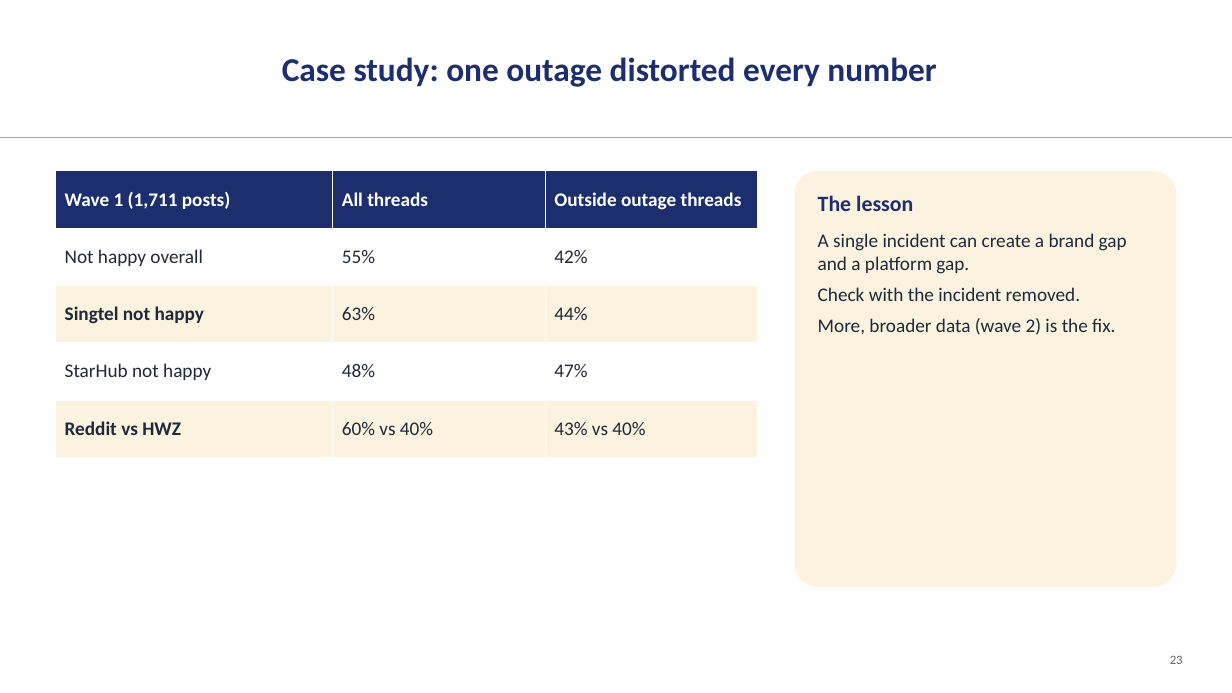
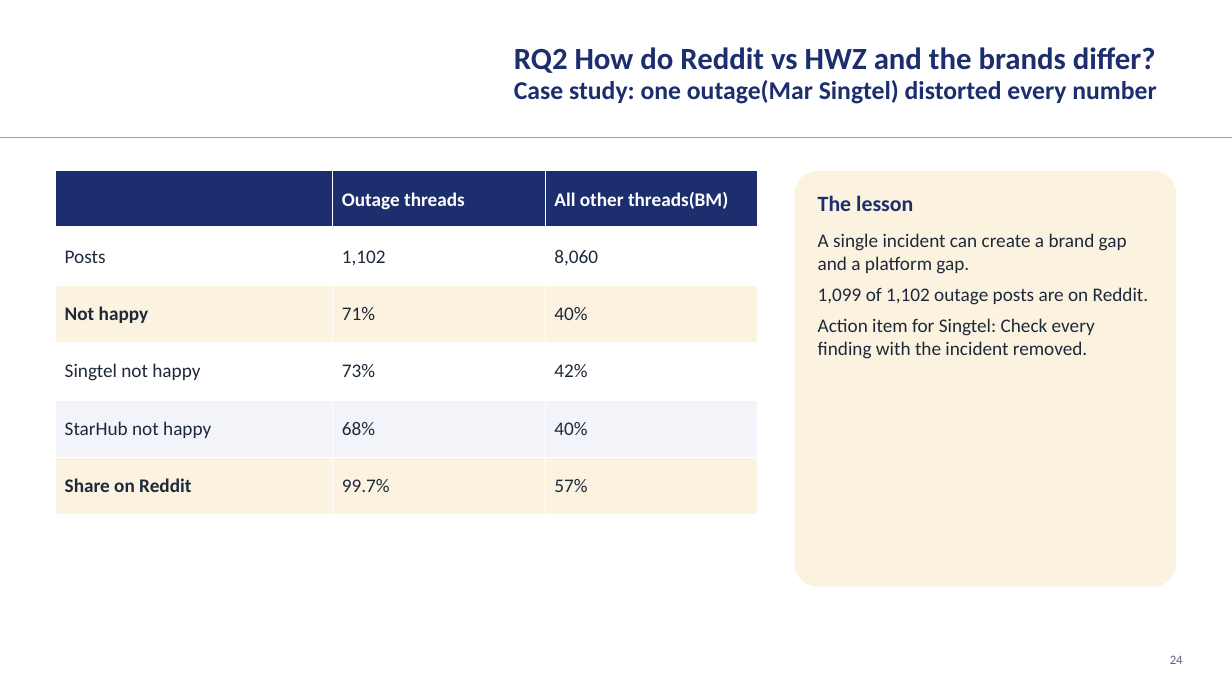
Before and after one commit to LizLicense/Public-Sentiment-Analysis-LLM-powered-Issue-Extraction, a slide deck: slide 23 of presentation/capstone_walkthrough.pptx. Drawn at 1232x693 pixels with LibreOffice and Linux fonts; fonts in the diff are those of the drawing; background and template pictures are left out. Boxes give left, top, right and bottom in pixels: in the first picture for what was removed or moved away, otherwise in the second. Text is boxed around its words. In the diff, an @@ line names an element or a change of style, - is before the commit and + after.

```diff
--- a/presentation/capstone_walkthrough.pptx
+++ b/presentation/capstone_walkthrough.pptx
@@ text at [514, 47, 1156, 104]: text changed; size 26 to 20 pt @@
-Case study: one outage distorted every number
+RQ2 How do Reddit vs HWZ and the brands differ?
+Case study: one outage(Mar Singtel) distorted every number
@@ table at [55, 171, 758, 515] @@
-row 1: Wave 1 (1,711 posts) | All threads | Outside outage threads
-row 2: Not happy overall | 55% | 42%
-row 3: Singtel not happy | 63% | 44%
-row 4: StarHub not happy | 48% | 47%
-row 5: Reddit vs HWZ | 60% vs 40% | 43% vs 40%
+row 1:  | Outage threads | All other threads(BM)
+row 2: Posts | 1,102 | 8,060
+row 3: Not happy | 71% | 40%
+row 4: Singtel not happy | 73% | 42%
+row 5: StarHub not happy | 68% | 40%
+row 6: Share on Reddit | 99.7% | 57%
@@ text at [818, 287, 1149, 359]: text changed @@
-Check with the incident removed.
-More, broader data (wave 2) is the fix.
+1,099 of 1,102 outage posts are on Reddit.
+Action item for Singtel: Check every finding with the incident removed.
@@ text at [1170, 655, 1183, 664]: text changed @@
-23
+24
```
Also in this commit, not shown: 32 other slides changed, 3 slides added, 17 other files.
